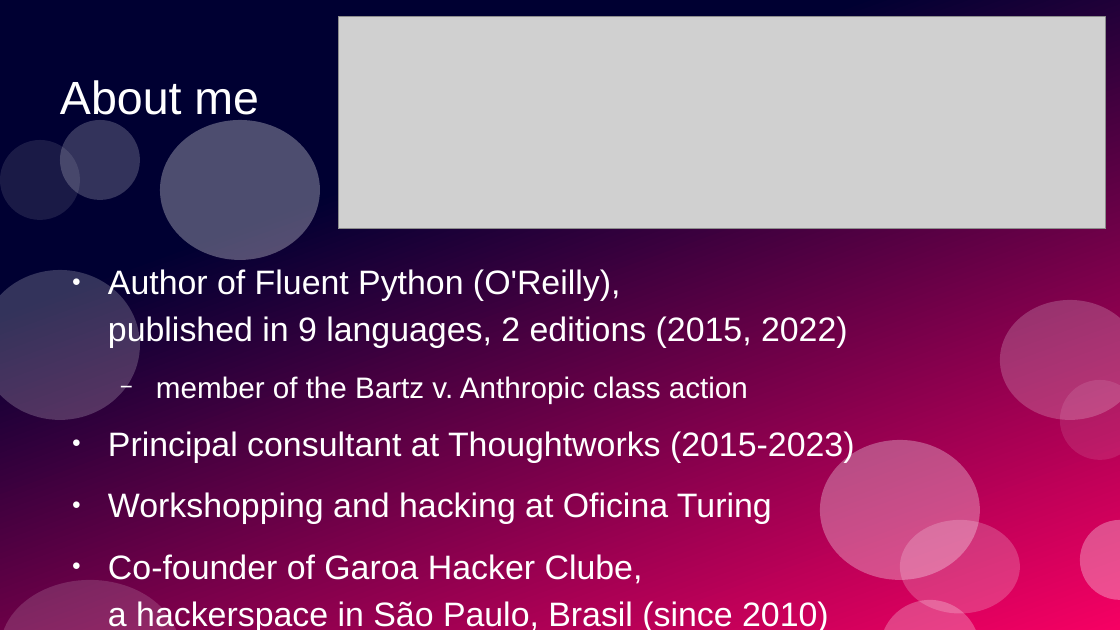
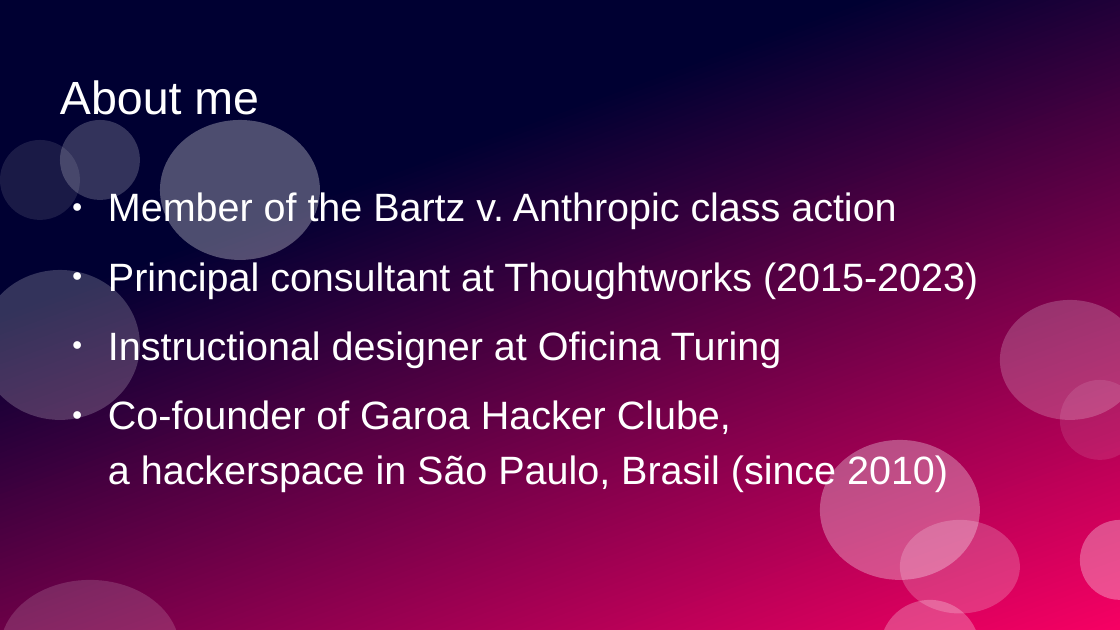
Before and after one commit to ramalho/sets-in-go, a slide deck: slide 8 of sets-in-go.odp (slide 2 before the commit). Drawn at 1120x630 pixels with LibreOffice and Linux fonts; fonts in the diff are those of the drawing; grey boxes stand for pictures. Boxes give left, top, right and bottom in pixels: in the first picture for what was removed or moved away, otherwise in the second. Text is boxed around its words. In the diff, an @@ line names an element or a change of style, - is before the commit and + after.

Commit message:
updated slides

```diff
--- a/sets-in-go.odp
+++ b/sets-in-go.odp
@@ picture removed at (x1=338, y1=17, x2=1107, y2=230) @@
@@ text "Member of the Bartz v. ..." moved from (x1=108, y1=269, x2=854, y2=630) to (x1=108, y1=190, x2=978, y2=492) @@
@@ text at (x1=108, y1=190, x2=896, y2=229): text changed; size 24 to 28 pt @@
-● Author of Fluent Python (O'Reilly),
-  published in 9 languages, 2 editions (2015, 2022)
-  − member of the Bartz v. Anthropic class action
+● Member of the Bartz v. Anthropic class action
@@ text at (x1=108, y1=259, x2=978, y2=492): size 24 to 28 pt in "Principal consultant at Thoughtworks (2015-2023)", "Co-founder of Garoa Hacker Clube, a hackerspace ..." @@
@@ text at (x1=108, y1=329, x2=781, y2=368): text changed; size 24 to 28 pt @@
-● Workshopping and hacking at Oficina Turing
+● Instructional designer at Oficina Turing
```
Also in this commit, not shown: 6 slides added, 1 other file.
